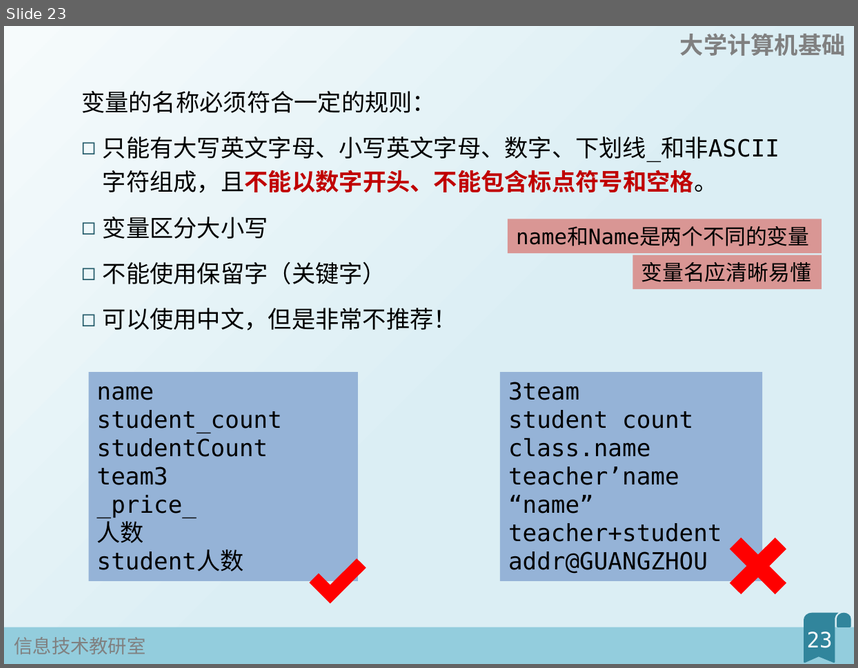
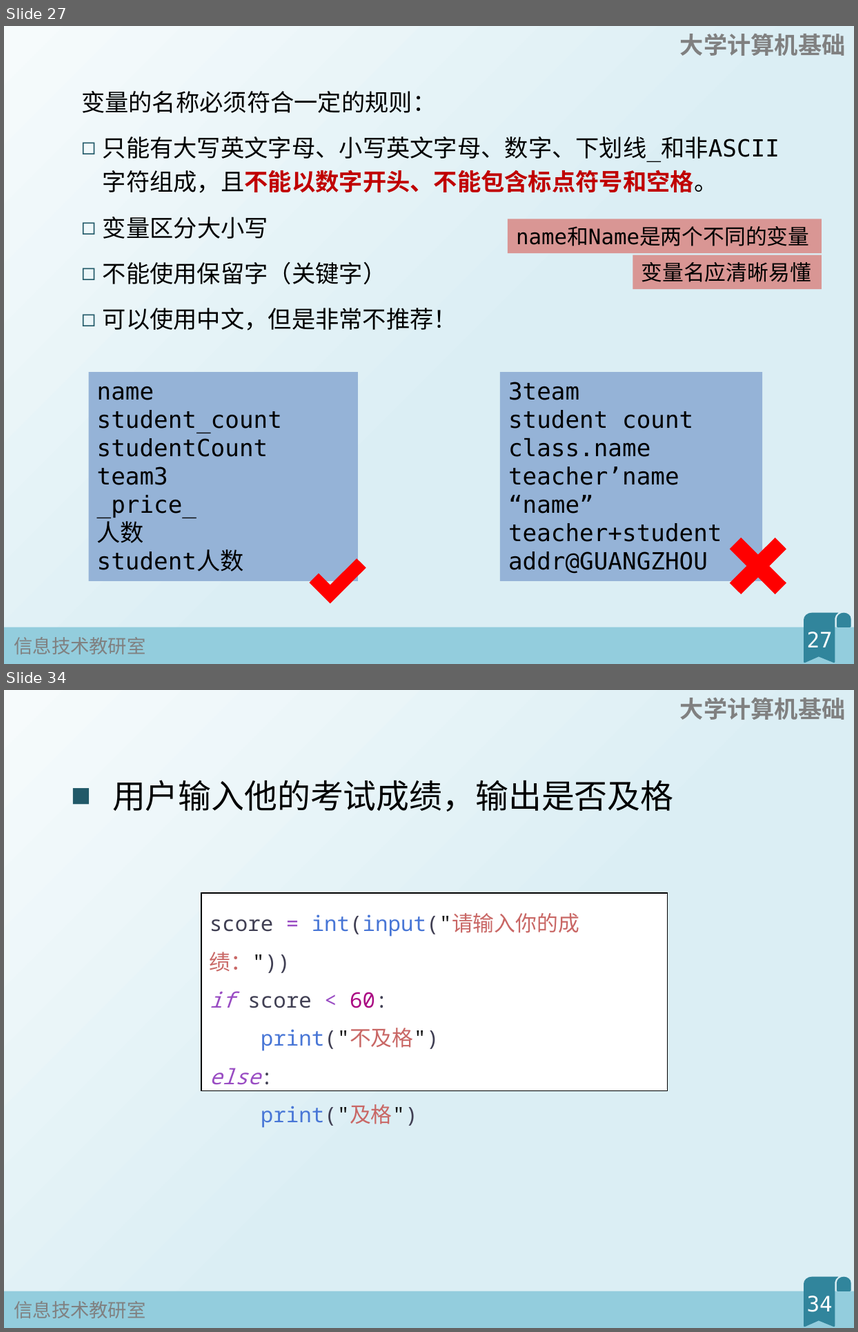
Before and after one commit to fjzfmxd/-, a slide deck: 1Python基本元素/幻灯片.pptx. Shown one above the other, each under a label of ours: slide 23 before the commit, slides 27 and 34 after it; the slides between them are not shown. The pictures are 858x668 and 858x1332 pixels, drawn with LibreOffice and Linux fonts; fonts in the diff are those of the drawing. Boxes give left, top, right and bottom in pixels: in the first picture for what was removed or moved away, otherwise in the second. Text is boxed around its words. In the diff, an @@ line names an element or a change of style, - is before the commit and + after.

```diff
--- a/1Python基本元素/幻灯片.pptx
+++ b/1Python基本元素/幻灯片.pptx
@@ slide 34 added at [4,690,854,1328], background gradient #F6FBFC to #DBEEF4; not listed: 4 template elements that a slide beside it also shows @@
@@ text added at [112,780,673,811], 28 pt, text #000000 @@
+■ 用户输入他的考试成绩，输出是否及格
@@ rectangle added at [201,893,667,1090], fill #FFFFFF, outline #000000 1 pt, 18 pt, text #403F53 @@
+score = int(input("请输入你的成绩："))
+if score < 60:
+print("不及格")
+else:
+print("及格")
@@ page number added at [807,1295,833,1312], 18 pt, text #FFFFFF @@
+34
@@ what was slide 23 is now slide 27 @@
@@ page number at [807,631,833,647]: text changed @@
-23
+27
```
Also in this commit, not shown: 11 slides changed, 6 other slides added, 2 slides removed, 5 other files.
